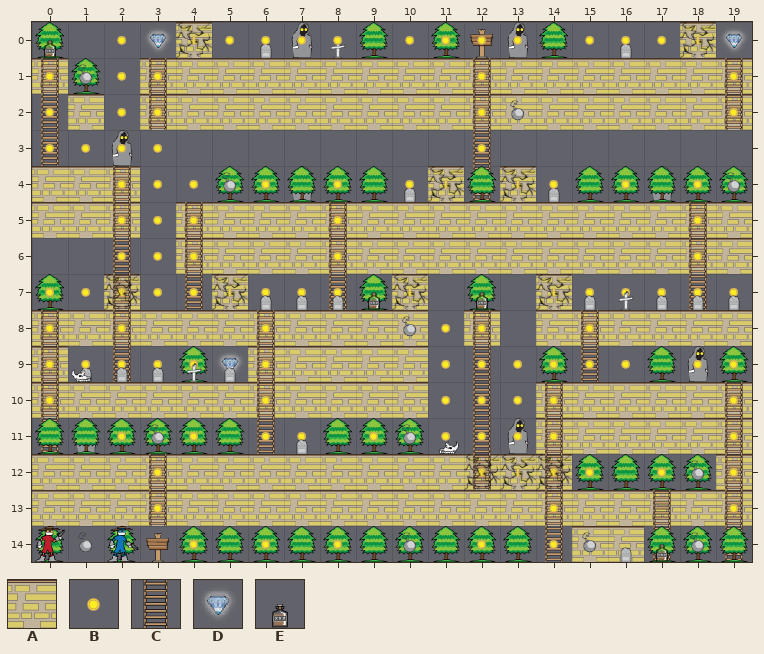
Tiled map: Tiled/level4.tmx. This is how it looked before the edit.
Cells are 50x50 px. Shown: x 0..19, y 0..14.
Key: from "bandit_spritesheet": A 49, B 66, C 80, D 88, E 116.
_ is an empty cell.
Layers that did not change in this view are not listed.
Layer "Blocks" before, first column x 0:
 0 ____A_____________A_
 1 A__AAAAAAAAAAAAAAAAA
 2 _A_AAAAAAAAAAAAAAAAA
 3 ____________________
 4 AAA________A_A______
 5 AAA_AAAAAAAAAAAAAAAA
 6 ____AAAAAAAAAAAAAAAA
 7 __A__A____A___A_____
 8 AAAAAAAAAAA_A_AAAAAA
 9 A_____AAAAA_________
10 AAAAAAAAAAA___AAAAAA
11 ______________AAAAAA
12 AAAAAAAAAAAAAAA____A
13 AAAAAAAAAAAAAAAAAAAA
14 _______________AA___
Layer "Ladders" before, first column x 0:
 0 ____________________
 1 C__C________C______C
 2 C__C________C______C
 3 C___________C_______
 4 __C_________C_______
 5 __C_C___C_________C_
 6 __C_C___C_________C_
 7 __C_C___C_________C_
 8 C_C___C_____C__C____
 9 C_C___C_____C__C____
10 C_____C_____C_C____C
11 C_____C_____C_C____C
12 ___C________C_C____C
13 ___C__________C__C_C
14 ______________C__C_C
Layer "Coins" before, first column x 0:
 0 E_BD_BBBBBBBBBBBBB_D
 1 B_BB________B______B
 2 B_BB________B______B
 3 BBBB________B_______
 4 __BBBBBBBBB_D_BBBBB_
 5 __BBB___B_________B_
 6 __BBB___B_________B_
 7 BBBBB_BBBE__E__BBBBB
 8 B_B___B____BB__B____
 9 BBBBBDB____BBBBBBBBB
10 B_____B____BBBB____B
11 _BBBBBBBBBBBBBB____B
12 ___B________B_BBBB_B
13 ___B__________B____B
14 _B__BBBBBBBBBBB__E__
The result:
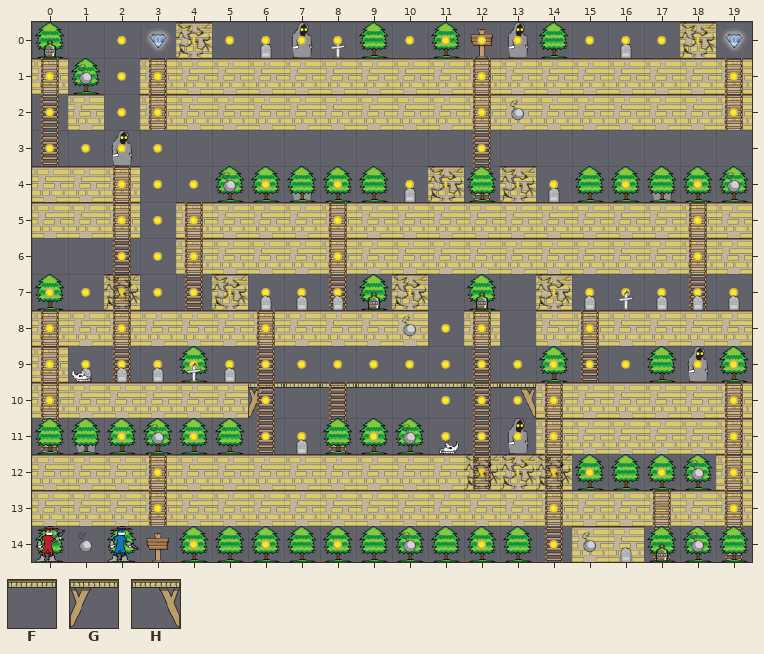
Further tiles: from "t2": F 198, G 208, H 226.
See-through tiles are keyed as they look on the map.
Diff:
Layer "Blocks":
The edit turns tile A into tile F in row 10 at x 7 to 10.
There is now tile F in row 10 at x 11 to 12.
The edit turns tile A into tile G in row 10 at x 6.
There is now tile H in row 10 at x 13.
Tile A is gone in row 9 at x 6 to 10.
Layer "Ladders":
There is now tile C in rows 10 to 11 at x 8.
Layer "Coins":
The edit turns tile D into tile B in row 9 at x 5.
There is now tile B in row 9 at x 7 to 10.
Boxes around the changes in both pictures, in picture pixels (x1, y1, x2, y2):
changed: (218, 346, 536, 453)
